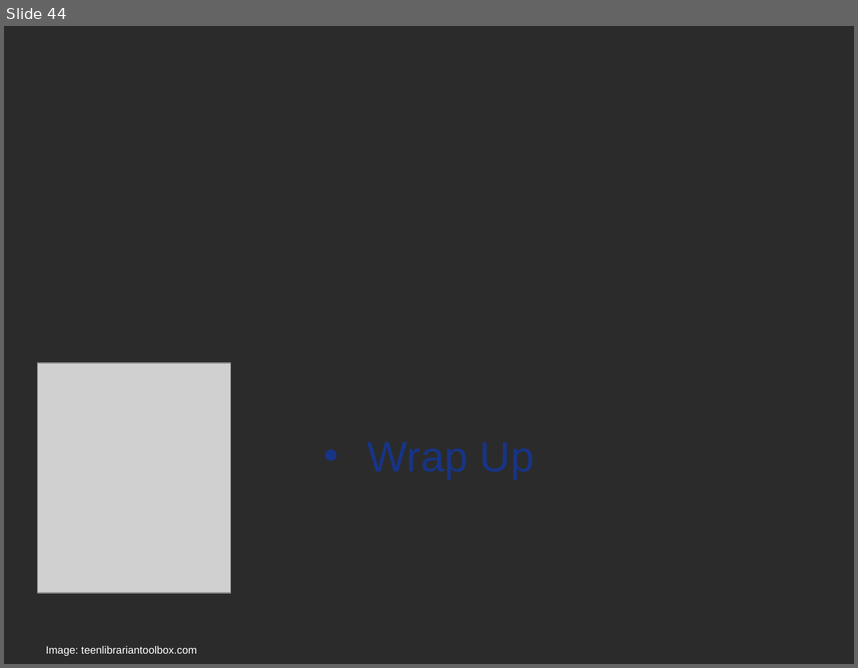
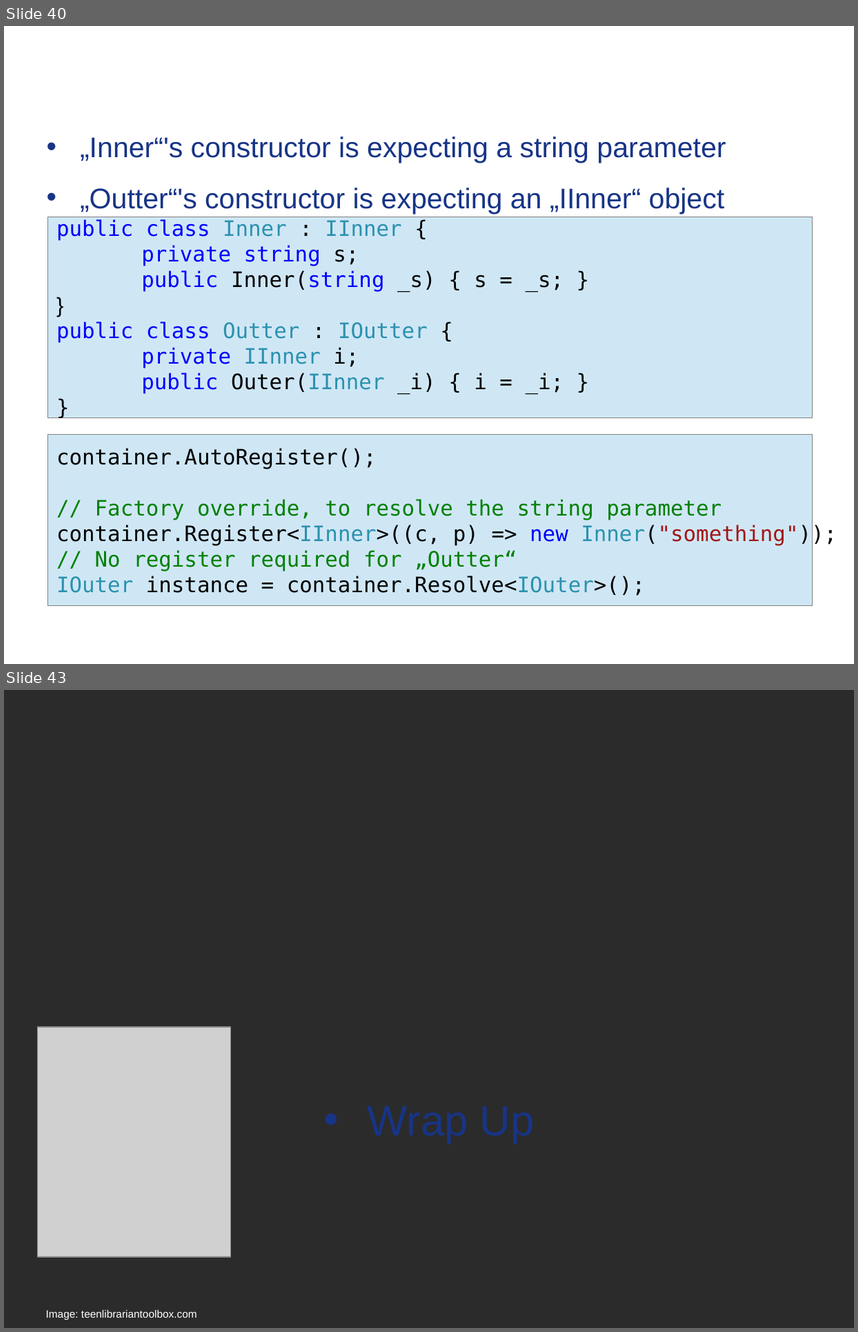
Before and after one commit to Timothep/MarathonWOShoes, a slide deck: BarefootMarathon.odp. Shown one above the other, each under a label of ours: slide 44 before the commit, slides 40 and 43 after it; the slides between them are not shown. The pictures are 858x668 and 858x1332 pixels, drawn with LibreOffice and Linux fonts; fonts in the diff are those of the drawing; grey boxes stand for pictures; background and template pictures are left out; a plain dark background stands for a picture behind light text. Boxes give left, top, right and bottom in pixels: in the first picture for what was removed or moved away, otherwise in the second. Text is boxed around its words. In the diff, an @@ line names an element or a change of style, - is before the commit and + after.

```diff
--- a/BarefootMarathon.odp
+++ b/BarefootMarathon.odp
@@ slide 40 added at (x1=4, y1=26, x2=854, y2=664), background picture (left out) @@
@@ text added at (x1=80, y1=136, x2=726, y2=214), 24 pt, text #173486 @@
+• „Inner“'s constructor is expecting a string parameter
+• „Outter“'s constructor is expecting an „IInner“ object
@@ title added at (x1=191, y1=138, x2=331, y2=158), 24 pt, text #FFFFFF @@
+TinyIoC Constructor Injection
@@ rectangle added at (x1=48, y1=216, x2=813, y2=417), fill #CFE7F5, outline #808080 0 pt, 18 pt, text #0000FF @@
+public class Inner : IInner {
+private string s;
+public Inner(string _s) { s = _s; }
+}
+public class Outter : IOutter {
+private IInner i;
+public Outer(IInner _i) { i = _i; }
+}
@@ rectangle added at (x1=48, y1=434, x2=813, y2=605), fill #CFE7F5, outline #808080 0 pt, 18 pt, text #000000 @@
+container.AutoRegister();
+// Factory override, to resolve the string parameter
+container.Register<IInner>((c, p) => new Inner("something"));
+// No register required for „Outter“
+IOuter instance = container.Resolve<IOuter>();
@@ what was slide 44 is now slide 43 @@
```
Also in this commit, not shown: 5 slides changed, 1 other slide added, 3 slides removed, 1 other file.
